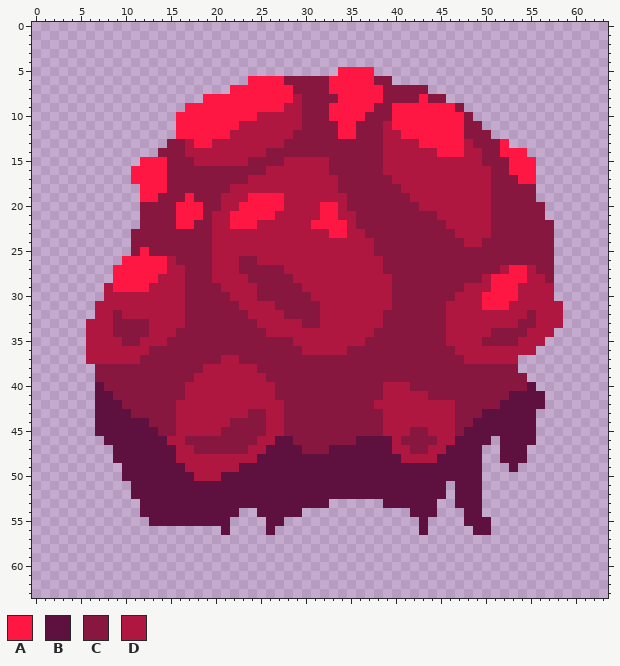
Pixel-art sprite, stored at sprites/units/flying unit/fleshball.png. Above: the version before the commit.
The file is 64x64 pixels.
Palette (. is transparent): A #ff1744  B #5e113e  C #87173e  D #af1740
Pixels before (only the part around the change), first column x 0:
 0 ..............................................................
 1 ..............................................................
 2 ..............................................................
 3 ..............................................................
 4 ..............................................................
 5 ..................................AAAA........................
 6 ........................AAAACCCCCAAAAACC......................
 7 ......................AAAAAAACCCCAAAAAACCCCC..................
 8 ...................AAAAAAAAAADCCCCAAAAACCCCACC................
 9 .................AAAAAAAAAAADDCCCAAAAACCAAAAAAAC..............
10 ................AAAAAAAAADDDDDCCCAAAACCCAAAAAAAAC.............
11 ................AAAAAAADDDDDDDCCCCAACCCDAAAAAAAACC............
12 ................AAAAAADDDDDDDCCCCCAACCCDDAAAAAAACCC...........
13 ...............CCDAADDDDDDDDCCCCCCCCCCCDDDDAAAAADCCCA.........
14 ..............CCCDDDDDDDDDCCCCCCCCCCCCCDDDDDDAAADDCCAAA.......
15 ............AAACCCDDDDDDCCCCDDDDDCCCCCCDDDDDDDDDDDCCCAAA......
16 ...........AAAACCCCCCCCCCCDDDDDDDCCCCCCDDDDDDDDDDDDCCAAA......
17 ...........AAAACCCCCCCCCDDDDDDDDDDCCCCCCDDDDDDDDDDDCCCAA......
18 ............AAACCCCCCCDDDDDDDDDDDDCCCCCCCDDDDDDDDDDCCCCC......
19 ............AACCCACCCDDDAAAADDDDDDDCCCCCCCDDDDDDDDDCCCCC......
20 ............CCCCAAACCDDAAAAADDDDAADCCCCCCCCDDDDDDDDCCCCCC.....
21 ............CCCCAAACDDAAAAADDDDDAADDCCCCCCCCCDDDDDDCCCCCC.....
22 ............CCCCAACCDDAAADDDDDDAAAADCCCCCCCCCCDDDDDCCCCCCC....
23 ...........CCCCCCCCCDDDDDDDDDDDDDAADDCCCCCCCCCCDDDDCCCCCCC....
24 ...........CCCCCCCCCDDDDDDDDDDDDDDDDDDCCCCCCCCCCDDCCCCCCCC....
25 ...........CACCCCCCCDDDDDDDDDDDDDDDDDDCCCCCCCCCCCCCCCCCCCC....
26 ..........AAAAADCCCCDDDCCDDDDDDDDDDDDDDCCCCCCCCCCCCCCCCCCC....
27 .........AAAAAADDCCCDDDCCCCCDDDDDDDDDDDCCCCCCCCCCCCCDAADCC....
28 .........AAAAADDDCCCDDDDCCCCCDDDDDDDDDDDCCCCCCCCCCDAAAADDC....
29 ........DAAAADDDDCCCCDDDDCCCCCDDDDDDDDDDCCCCCCCCDDDAAADDDD....
30 ........DDDDDDDDDCCCCCDDDCCCCCCDDDDDDDDDCCCCCCCDDDAAAADDDD....
31 .......DDDDDDDDDDCCCCCCDDDDCCCCCDDDDDDDDCCCCCCDDDDAAADDDDDD...
32 .......DDCDDDDDDDCCCCCCCDDDDCCCCDDDDDDDCCCCCCCDDDDDDDDDCDDD...
33 ......DDDCCCCDDDDCCCCCCCCDDDDDCCDDDDDDDCCCCCCCDDDDDDDDCCDDD...
34 ......DDDCCCCDDDCCCCCCCCCCDDDDDDDDDDDDCCCCCCCCDDDDDCCCCDDD....
35 ......DDDDCCDDDCCCCCCCCCCCCCCDDDDDDDDCCCCCCCCCDDDDCCCCDDD.....
36 ......DDDDDDDCCCCCCCCCCCCCCCCCDDDDDCCCCCCCCCCCCDDDDDDDDD......
37 ......DDDDDDCCCCCCCCCDDCCCCCCCCCCCCCCCCCCCCCCCCCDDDDDD........
38 .......CCCCCCCCCCCCDDDDDDCCCCCCCCCCCCCCCCCCCCCCCCCCCCC........
39 .......CCCCCCCCCCCDDDDDDDDCCCCCCCCCCCCCCCCCCCCCCCCCCCCC.......
40 .......BCCCCCCCCCDDDDDDDDDDCCCCCCCCCCCCDDDCCCCCCCCCCCCCB......
41 .......BBCCCCCCCCDDDDDDDDDDCCCCCCCCCCCCDDDDDCCCCCCCCCBBBB.....
42 .......BBBCCCCCCDDDDDDDDDDDDCCCCCCCCCCDDDDDDDDDCCCCCBBBBB.....
43 .......BBBBCCCCCDDDDDDDDCCDDCCCCCCCCCCCDDDDDDDDCCCBBBBBB......
44 .......BBBBBBCCCDDDDDDCCCCDDCCCCCCCCCCCDDDDDDDDCCBBBBBBB......
45 .......BBBBBBBCCDDDDDCCCCCDDCCCCCCCCCCCDDDCCDDDCBBBBBBBB......
46 ........BBBBBBBDDCCCCCCCCDDBBCCCCCCCBBBBDCCCCDDBBBB.BBBB......
47 .........BBBBBBBDDCCCCCCDDBBBBCCCBBBBBBBDDCCDDBBBB..BBB.......
48 .........BBBBBBBDDDDDDDDDBBBBBBBBBBBBBBBBDDDDBBBBB..BBB.......
49 ..........BBBBBBBDDDDDDBBBBBBBBBBBBBBBBBBBBBBBBBBB...B........
50 ..........BBBBBBBBDDDBBBBBBBBBBBBBBBBBBBBBBBBBBBBB............
51 ...........BBBBBBBBBBBBBBBBBBBBBBBBBBBBBBBBBBB.BBB............
52 ...........BBBBBBBBBBBBBBBBBBBBBBBBBBBBBBBBBBB.BBB............
53 ............BBBBBBBBBBBBBBBBBBBBB......BBBBBB..BBB............
54 ............BBBBBBBBBBB..BBBBB............BBB...BB............
55 .............BBBBBBBBB....BB...............B....BBB...........
56 .....................B....B................B.....BB...........
57 ..............................................................
58 ..............................................................
59 ..............................................................
60 ..............................................................
New version:
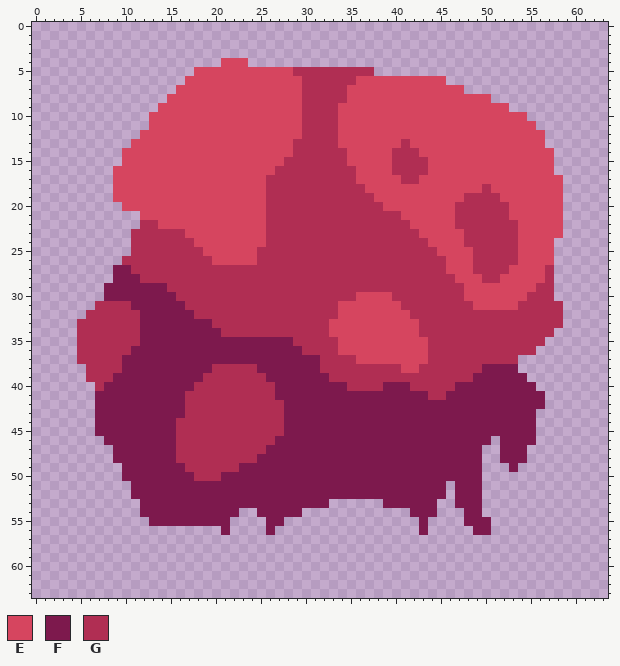
Colours new in this view: E #d6455f  F #7d194d  G #b02e53
The exact change:
Changed rows in their new state; - is an unchanged pixel.
first column x 5:
 4 ----------------EEE-----------------------------------
 5 -------------EEEEEEEEEEEGGGGGGGGG---------------------
 6 ------------EEEEEEEEEEEEEGGGGGGEEEEEEEEEE-------------
 7 -----------EEEEEEEEEEEEEEGGGGGEEEEEEEEEEEEE-----------
 8 ----------EEEEEEEEEEEEEEEGGGGGEEEEEEEEEEEEEEEE--------
 9 ---------EEEEEEEEEEEEEEEEGGGGEEEEEEEEEEEEEEEEEEE------
10 --------EEEEEEEEEEEEEEEEEGGGGEEEEEEEEEEEEEEEEEEEEE----
11 --------EEEEEEEEEEEEEEEEEGGGGEEEEEEEEEEEEEEEEEEEEEE---
12 -------EEEEEEEEEEEEEEEEEEGGGGEEEEEEEEEEEEEEEEEEEEEEE--
13 ------EEEEEEEEEEEEEEEEEEGGGGGEEEEEEEGEEEEEEEEEEEEEEE--
14 -----EEEEEEEEEEEEEEEEEEEGGGGGGEEEEEGGGEEEEEEEEEEEEEEE-
15 -----EEEEEEEEEEEEEEEEEEGGGGGGGEEEEEGGGGEEEEEEEEEEEEEE-
16 ----EEEEEEEEEEEEEEEEEEGGGGGGGGGEEEEGGGGEEEEEEEEEEEEEE-
17 ----EEEEEEEEEEEEEEEEEGGGGGGGGGGEEEEEGGEEEEEEEEEEEEEEEE
18 ----EEEEEEEEEEEEEEEEEGGGGGGGGGGGEEEEEEEEEEEEEGEEEEEEEE
19 ----EEEEEEEEEEEEEEEEEGGGGGGGGGGGGEEEEEEEEEEGGGGEEEEEEE
20 -----EEEEEEEEEEEEEEEEGGGGGGGGGGGGGEEEEEEEEGGGGGGEEEEEE
21 -------EEEEEEEEEEEEEEGGGGGGGGGGGGGGGEEEEEEGGGGGGEEEEEE
22 -------GGEEEEEEEEEEEEGGGGGGGGGGGGGGGGEEEEEGGGGGGGEEEEE
23 ------GGGGGGEEEEEEEEEGGGGGGGGGGGGGGGGGEEEEEGGGGGGEEEEE
24 ------GGGGGGGEEEEEEEEGGGGGGGGGGGGGGGGGGEEEEGGGGGGEEEE-
25 ------GGGGGGGGEEEEEEGGGGGGGGGGGGGGGGGGGGEEEEGGGGGEEEE-
26 -----GGGGGGGGGGEEEEEGGGGGGGGGGGGGGGGGGGGGEEEGGGGGEEEE-
27 ----FFGGGGGGGGGGGGGGGGGGGGGGGGGGGGGGGGGGGEEEGGGGEEEEG-
28 ----FFFGGGGGGGGGGGGGGGGGGGGGGGGGGGGGGGGGGGEEEGGEEEEEG-
29 ---FFFFFFFGGGGGGGGGGGGGGGGGGGGGGGGGGGGGGGGGEEEEEEEEGG-
30 ---FFFFFFFFGGGGGGGGGGGGGGGGGGGGEEEEGGGGGGGGEEEEEEEGGG-
31 --GGGGFFFFFFGGGGGGGGGGGGGGGGGEEEEEEEGGGGGGGGEEEEEGGGGG
32 -GGGGGGFFFFFFGGGGGGGGGGGGGGGGEEEEEEEEGGGGGGGGGGGGGGGGG
33 GGGGGGGFFFFFFFFGGGGGGGGGGGGGEEEEEEEEEEGGGGGGGGGGGGGGGG
34 GGGGGGGFFFFFFFFFGGGGGGGGGGGGEEEEEEEEEEGGGGGGGGGGGGGGG-
35 GGGGGGGFFFFFFFFFFFFFFFFFGGGGGEEEEEEEEEEGGGGGGGGGGGGG--
36 GGGGGGFFFFFFFFFFFFFFFFFFFGGGGEEEEEEEEEEGGGGGGGGGGGG---
37 GGGGGFFFFFFFFFFFFFFFFFFFFFFGGGGEEEEEEEEGGGGGGGGGG-----
38 -GGGGFFFFFFFFFFGGGGGFFFFFFFGGGGGGGGGEEGGGGGGGFFFF-----
39 -GGGFFFFFFFFFFGGGGGGGFFFFFFFGGGGGGGGGGGGGGGGFFFFFF----
40 --GFFFFFFFFFFGGGGGGGGGFFFFFFFFGGGGFFFGGGGGFFFFFFFFF---
41 --FFFFFFFFFFGGGGGGGGGGFFFFFFFFFFFFFFFFFGGFFFFFFFFFFF--
42 --FFFFFFFFFFGGGGGGGGGGGFFFFFFFFFFFFFFFFFFFFFFFFFFFFF--
43 --FFFFFFFFFFGGGGGGGGGGGFFFFFFFFFFFFFFFFFFFFFFFFFFFF---
44 --FFFFFFFFFGGGGGGGGGGGGFFFFFFFFFFFFFFFFFFFFFFFFFFFF---
45 --FFFFFFFFFGGGGGGGGGGGGFFFFFFFFFFFFFFFFFFFFFFFFFFFF---
46 ---FFFFFFFFGGGGGGGGGGGFFFFFFFFFFFFFFFFFFFFFFFF-FFFF---
47 ----FFFFFFFGGGGGGGGGGFFFFFFFFFFFFFFFFFFFFFFFF--FFF----
48 ----FFFFFFFGGGGGGGGGFFFFFFFFFFFFFFFFFFFFFFFFF--FFF----
49 -----FFFFFFFGGGGGGFFFFFFFFFFFFFFFFFFFFFFFFFFF---F-----
50 -----FFFFFFFFGGGFFFFFFFFFFFFFFFFFFFFFFFFFFFFF---------
51 ------FFFFFFFFFFFFFFFFFFFFFFFFFFFFFFFFFFF-FFF---------
52 ------FFFFFFFFFFFFFFFFFFFFFFFFFFFFFFFFFFF-FFF---------
53 -------FFFFFFFFFFFFFFFFFFFFF------FFFFFF--FFF---------
54 -------FFFFFFFFFFF--FFFFF------------FFF---FF---------
55 --------FFFFFFFFF----FF---------------F----FFF--------
56 ----------------F----F----------------F-----FF--------
